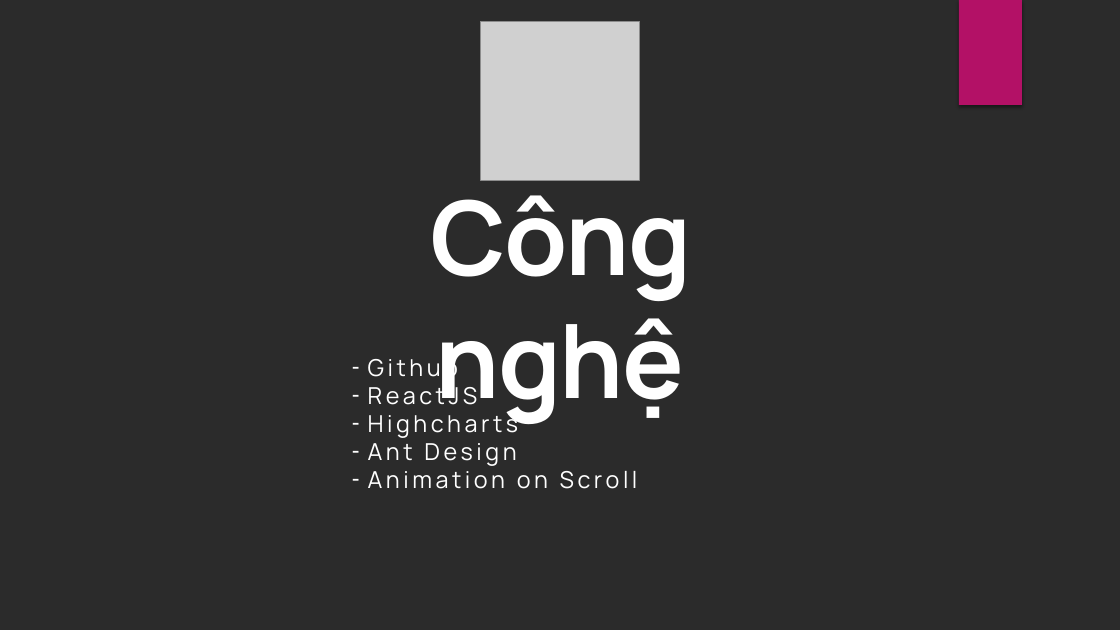
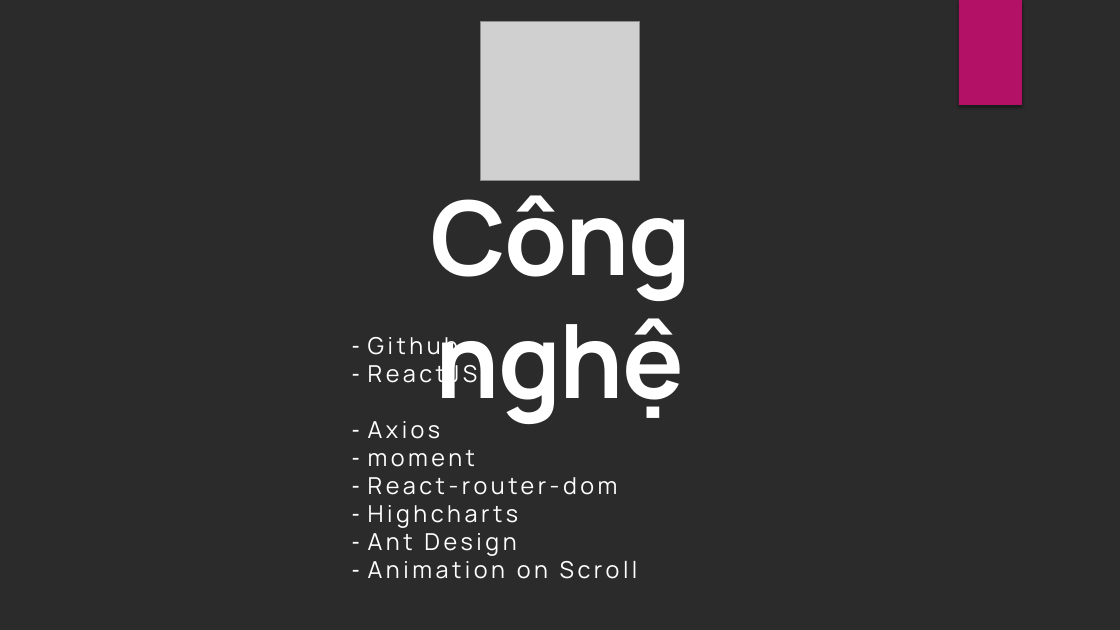
Before and after one commit to nguyetdoan/Covid-19-Tracker, a slide deck: slide 7 of DEMO SLIDE.pptx. Drawn at 1120x630 pixels with LibreOffice and Linux fonts; fonts in the diff are those of the drawing; grey boxes stand for pictures; background and template pictures are left out; a plain dark background stands for a picture behind light text. Boxes give left, top, right and bottom in pixels: in the first picture for what was removed or moved away, otherwise in the second. Text is boxed around its words. In the diff, an @@ line names an element or a change of style, - is before the commit and + after.

```diff
--- a/DEMO SLIDE.pptx
+++ b/DEMO SLIDE.pptx
@@ text "Github": place and size @@
-text "Github" at bbox=[368, 354, 638, 489]
+text "Github" at bbox=[368, 337, 638, 579]
@@ text at bbox=[368, 421, 618, 495]: paragraphs added @@
+– Axios
+– moment
+– React-router-dom
```
Also in this commit, not shown: 2 other slides changed, 6 other files.
